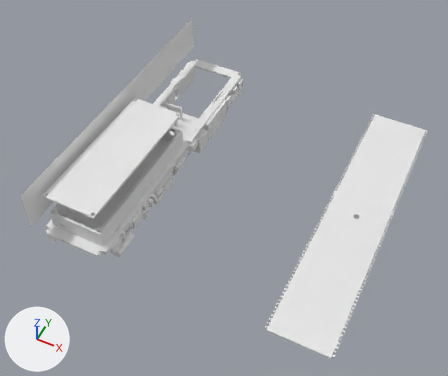
A saved change to the Blender file chassis.blend.
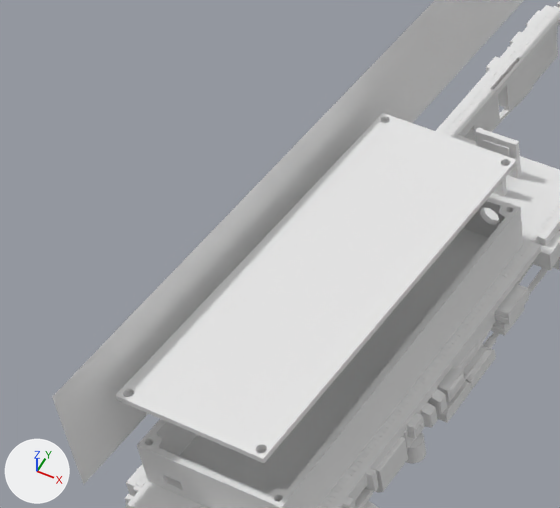
Old and new are each drawn whole from a camera (50 mm lens) standing at (9.12, -13.23, 17.04) and looking at (2.84, -0.68, 1.35) and again close up on the part from 1% to 44% of the width and 16% to 62% of the height. Lighting does not change. The marker at lower left points along +X, +Y and +Z.

In view in the first close-up: 'Chassis Battery Holder', 'Chassis Electronics Box', 'Chassis Electronics Lid', 'Chassis Motor Side Left Rear', 'Chassis Motor Side Right Front', 'Chassis Motor Side Right Rear', 'chassis_motor_left'.
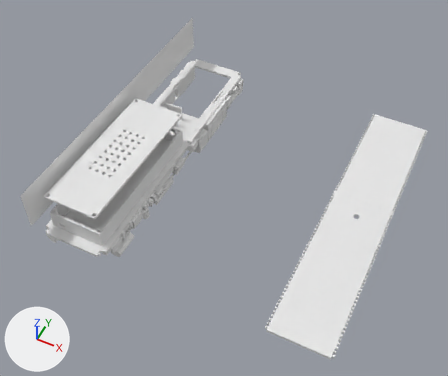
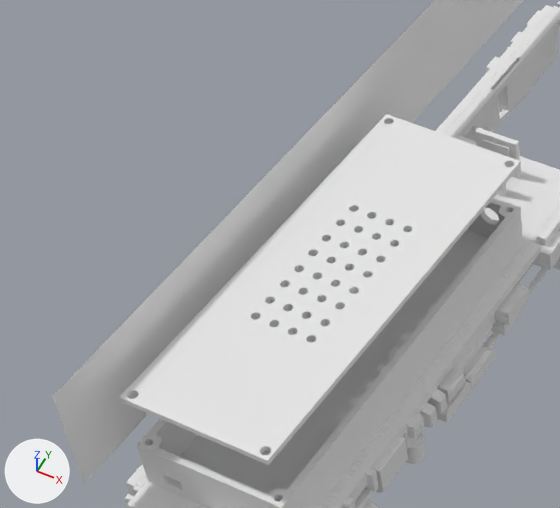
Boxes (x1, y1, x2, y2) around the edits, measured in the close-ups (560 x 508 px):
'Chassis Electronics Lid', reshaped, moved
    before: (115, 113, 517, 463)
    after: (119, 114, 521, 465)
part 1 of me_cube_001, added
    after: (138, 124, 505, 446)

The change, as a diff of the scene's bpy script:
```diff
--- a/chassis.blend.py
+++ b/chassis.blend.py
@@ me_cube_001 @@
 # used by ob_chassis_electronics_lid; location = (1.19, -3.25, 1.75); rotation_euler = (-0.0000468, 3.142, -0.00711), in degrees (0, 180, -0.4); scale = (1.0, 1.0, 0.92)
-me_cube_001.from_pydata(...)  # 352 vertices, 442 faces; spans x 0.69..2.62, y -1.31..3.87, z -1.06..-0.95
+me_cube_001.from_pydata(...)  # 2400 vertices, 1502 faces; spans x 0.69..2.62, y -1.31..3.87, z -1.06..-0.95
+# me_cube_001 part 1: 2048 vertices added at x 1.21..2.08, y 0.26..2.32, z -1.06..-0.95
 me_cube_001.materials.append(mat_material_001)
@@ ob_chassis_electronics_lid @@
 ob_chassis_electronics_lid = bpy.data.objects.new('Chassis Electronics Lid', me_cube_001)
-ob_chassis_electronics_lid.location = (1.19, -3.25, 1.75)
+ob_chassis_electronics_lid.location = (1.24, -3.25, 1.75)
 ob_chassis_electronics_lid.rotation_euler = (-0.0000468, 3.142, -0.00711)  # degrees (0, 180, -0.4)
```
